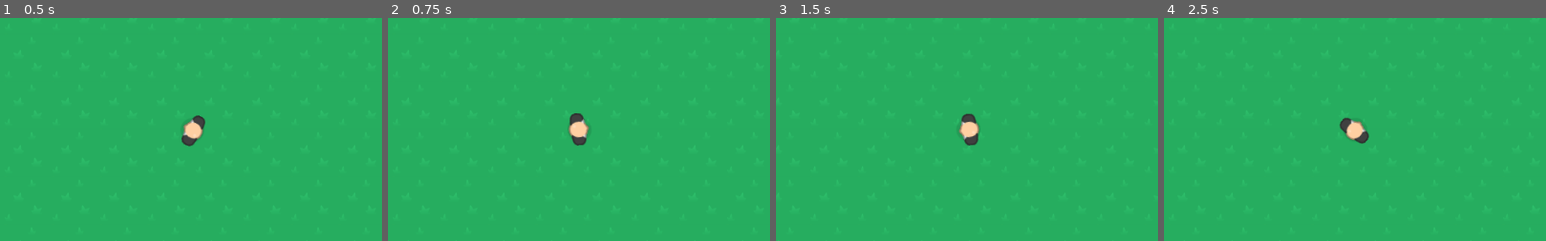
Above: before the commit, frames 1-4 (left to right).
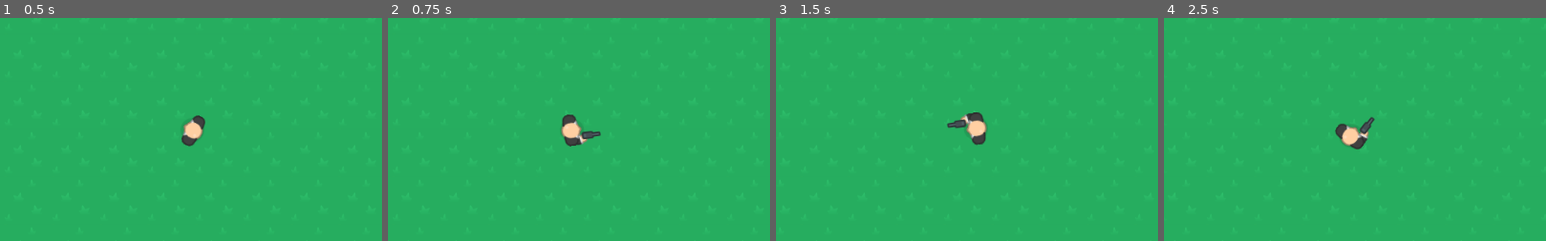
Above: after the commit, the same moments.

Repository: kamrancouture/schoolgame
Game: Godot game, scene res://world.tscn
Same seed, same stepped clock (60 frames per second), same inputs: the game is played once before the commit and once after it.
Inputs (mouse positions are % of the whole screen's width and height, from its top left):
- Up to frame 1 (0.5 s): no input
- Up to frame 2 (0.75 s): tap Enter at 0.5 s; move the mouse to (72, 45) at 0.52 s; tap 1 (gun, bound only after the commit) at 0.6 s
- Up to frame 3 (1.5 s): tap Space at 1.25 s; move the mouse to (30, 55) at 1.27 s; tap A (a_click) at 1.35 s
- Up to frame 4 (2.5 s): tap 1 (gun, bound only after the commit) at 1.55, 2.3 s; tap Enter at 2 s; move the mouse to (60, 28) at 2.02 s; tap D (d_click) at 2.1 s
The pictures show only the part of the screen within x 25-75%, y 25-75%; the shares and areas given below are measured in that part.

Frame 1 is identical in both runs. In frame 2, 0.8% of the frame differs, in the area x 45-56%, y 42-58%; in frame 3, 0.8%, in the area x 44-56%, y 42-58%; in frame 4, 0.8%.

Commit message:
gun in hand

Diff:
--- a/schoolgame/Player.gd
+++ b/schoolgame/Player.gd
@@ -1,6 +1,6 @@
 extends KinematicBody2D
 
-
+var gun_in_hand = false
 var velocity = Vector2.ZERO
 var speed = 600
 
@@ -8,3 +8,12 @@
 	velocity = Input.get_vector("a_click" , "d_click" , "w_click" , "s_click") * speed
 	move_and_slide(velocity)
 	look_at(get_global_mouse_position())
+
+	if Input.is_action_just_pressed("gun") and not gun_in_hand:
+		gun_in_hand = true
+		speed /= 1.5
+		$AnimatedSprite.play("pistol")
+	elif Input.is_action_just_pressed("gun"):
+		gun_in_hand = false
+		speed *= 1.5
+		$AnimatedSprite.play("idle")
--- a/schoolgame/project.godot
+++ b/schoolgame/project.godot
@@ -44,6 +44,11 @@
 "events": [ Object(InputEventKey,"resource_local_to_scene":false,"resource_name":"","device":0,"alt":false,"shift":false,"control":false,"meta":false,"command":false,"pressed":false,"scancode":0,"physical_scancode":87,"unicode":0,"echo":false,"script":null)
  ]
 }
+gun={
+"deadzone": 0.5,
+"events": [ Object(InputEventKey,"resource_local_to_scene":false,"resource_name":"","device":0,"alt":false,"shift":false,"control":false,"meta":false,"command":false,"pressed":false,"scancode":0,"physical_scancode":49,"unicode":0,"echo":false,"script":null)
+ ]
+}
 
 [physics]
 
